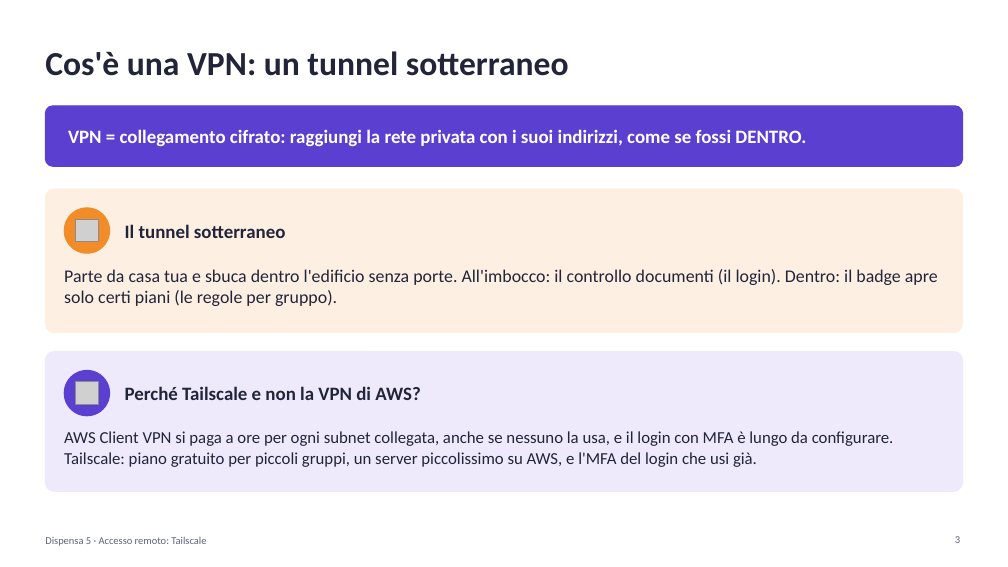
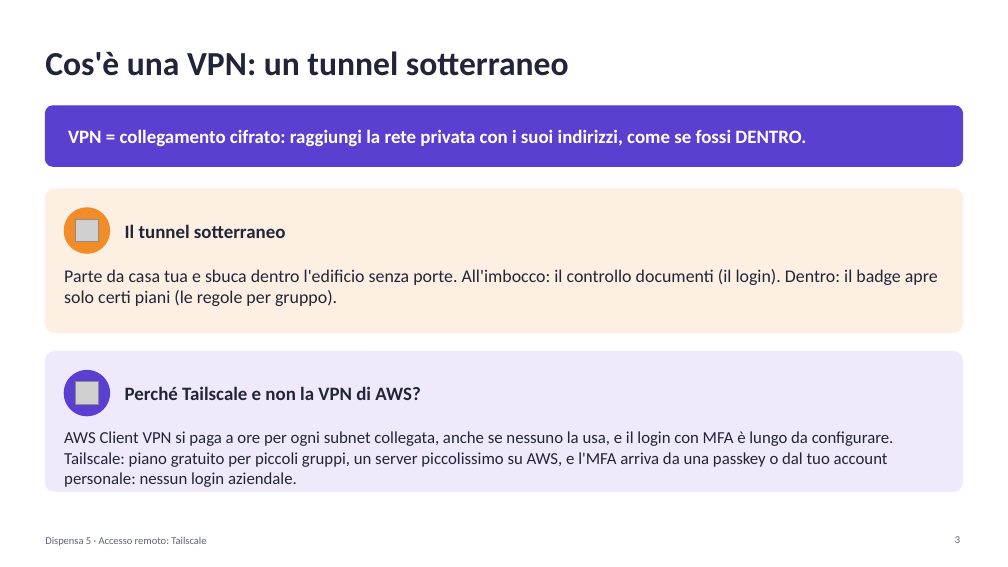
Before and after one commit to cereZ23/aws, a slide deck: slide 3 of slide/slide-5-tailscale.pptx. Drawn at 1008x567 pixels with LibreOffice and Linux fonts; fonts in the diff are those of the drawing; grey boxes stand for pictures. Boxes give left, top, right and bottom in pixels: in the first picture for what was removed or moved away, otherwise in the second. Text is boxed around its words. In the diff, an @@ line names an element or a change of style, - is before the commit and + after.

Commit message:
Lezione 5: login con passkey o account personale, nessun IdP aziendale richiesto

```diff
--- a/slide/slide-5-tailscale.pptx
+++ b/slide/slide-5-tailscale.pptx
@@ text at (x1=64, y1=431, x2=894, y2=487): text changed @@
-AWS Client VPN si paga a ore per ogni subnet collegata, anche se nessuno la usa, e il login con MFA è lungo da configurare. Tailscale: piano gratuito per piccoli gruppi, un server piccolissimo su AWS, e l'MFA del login che usi già.
+AWS Client VPN si paga a ore per ogni subnet collegata, anche se nessuno la usa, e il login con MFA è lungo da configurare. Tailscale: piano gratuito per piccoli gruppi, un server piccolissimo su AWS, e l'MFA arriva da una passkey o dal tuo account personale: nessun login aziendale.
```
Also in this commit, not shown: 6 other slides changed, 1 slide added, 1 slide removed, 2 other files.
